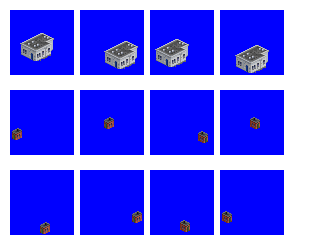
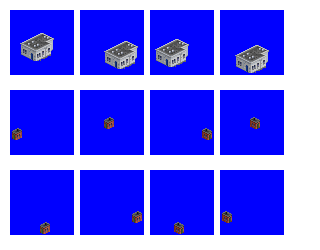
Comparing the layer stacks of the two 320 × 250 images. Changes:
painted on "buildings" over [174, 128, 212, 234]
